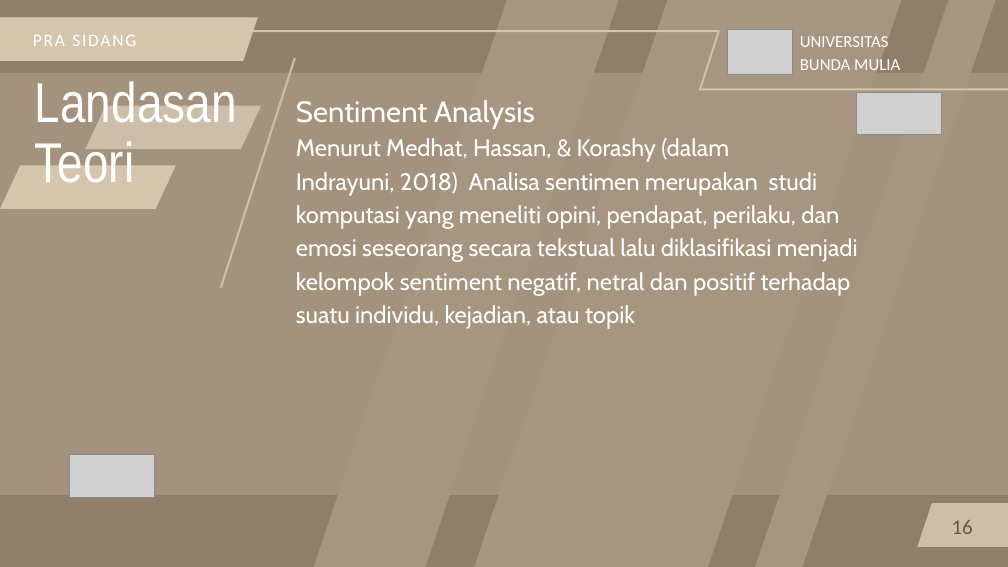
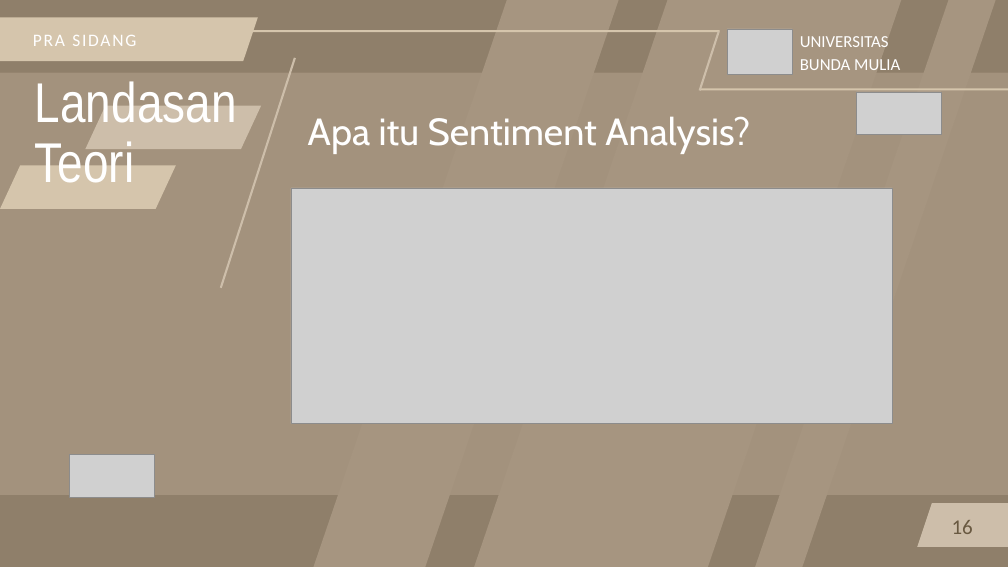
Before and after one commit to FnsAja/Skripsi, a slide deck: slide 16 of Prasidang Michael Alfonso V2.pptx. Drawn at 1008x567 pixels with LibreOffice and Linux fonts; fonts in the diff are those of the drawing; grey boxes stand for pictures. Boxes give left, top, right and bottom in pixels: in the first picture for what was removed or moved away, otherwise in the second. Text is boxed around its words. In the diff, an @@ line names an element or a change of style, - is before the commit and + after.

```diff
--- a/Prasidang Michael Alfonso V2.pptx
+++ b/Prasidang Michael Alfonso V2.pptx
@@ text at <box>308,116,750,154</box>: text changed; size 34 to 54 pt @@
-Sentiment Analysis
-Menurut Medhat, Hassan, & Korashy (dalam
-Indrayuni, 2018) Analisa sentimen merupakan studi komputasi yang meneliti opini, pendapat, perilaku, dan emosi seseorang secara tekstual lalu diklasifikasi menjadi kelompok sentiment negatif, netral dan positif terhadap suatu individu, kejadian, atau topik
+Apa itu Sentiment Analysis?
@@ picture added at <box>291,188,892,424</box> @@
```
Also in this commit, not shown: 3 other slides changed.
